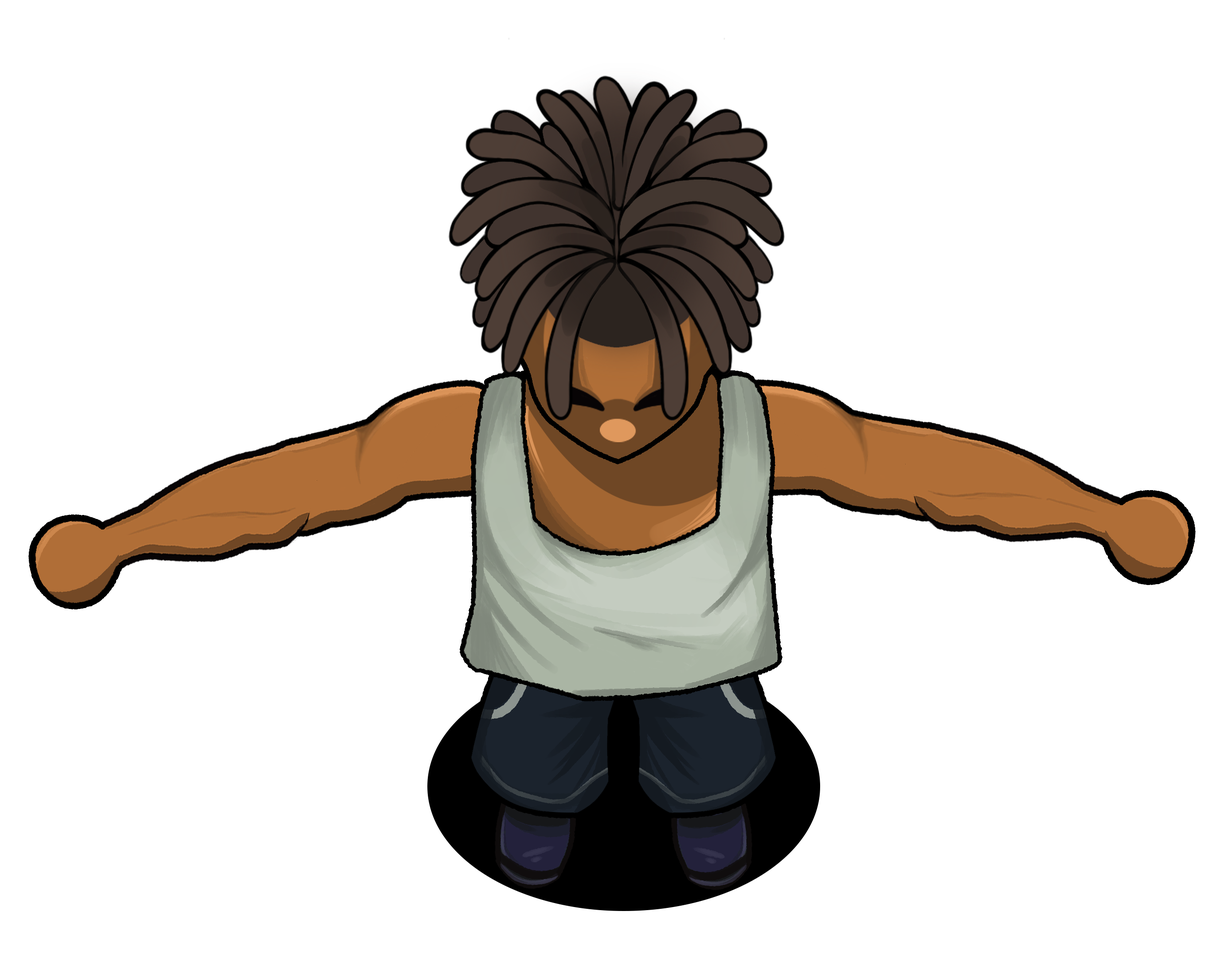
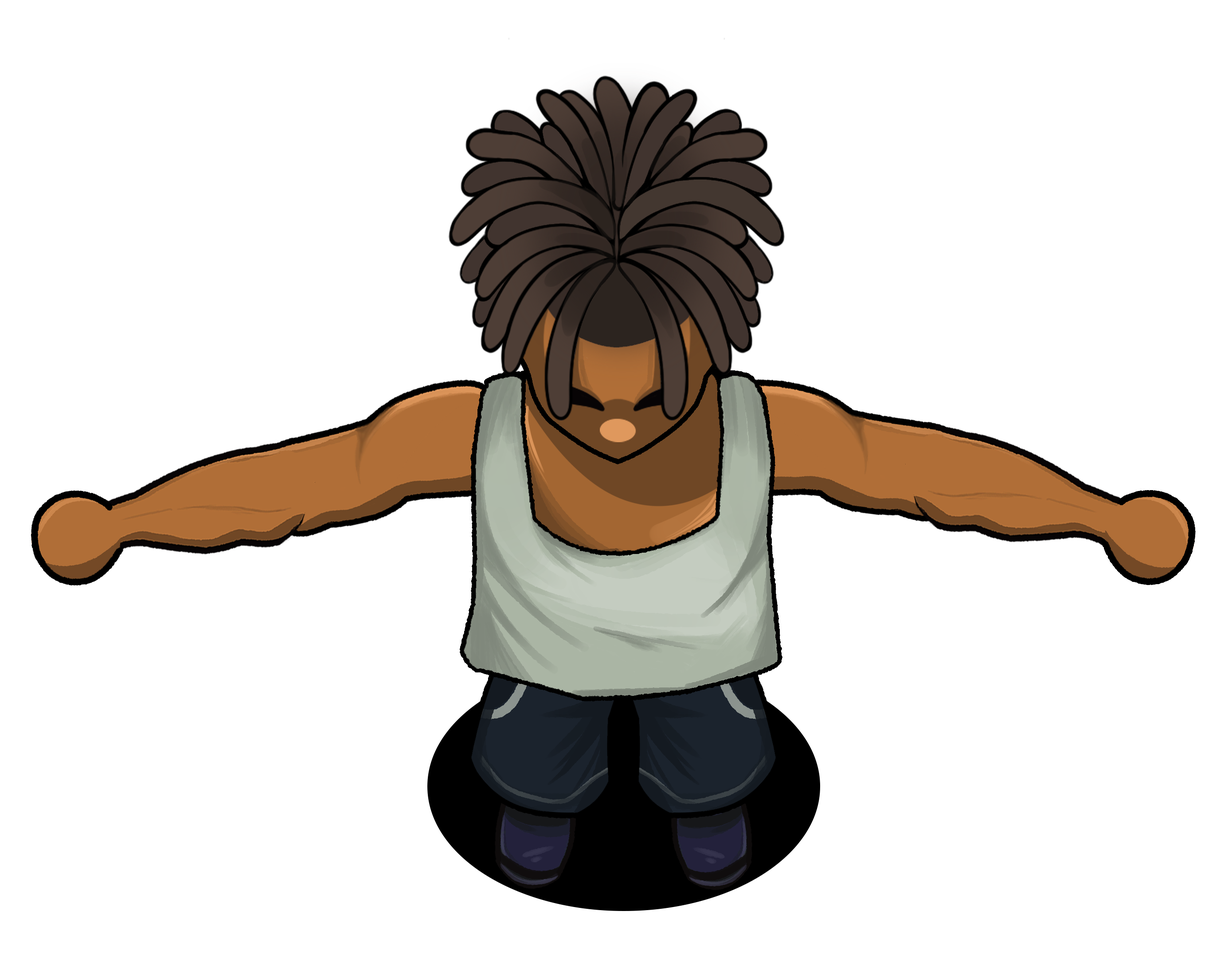
Revision of a layered 1228x970 image; what changed, layer by layer:
painted on "main gauche" over [28, 490, 125, 610]
painted on "Bras gauche" over [90, 440, 318, 573]
